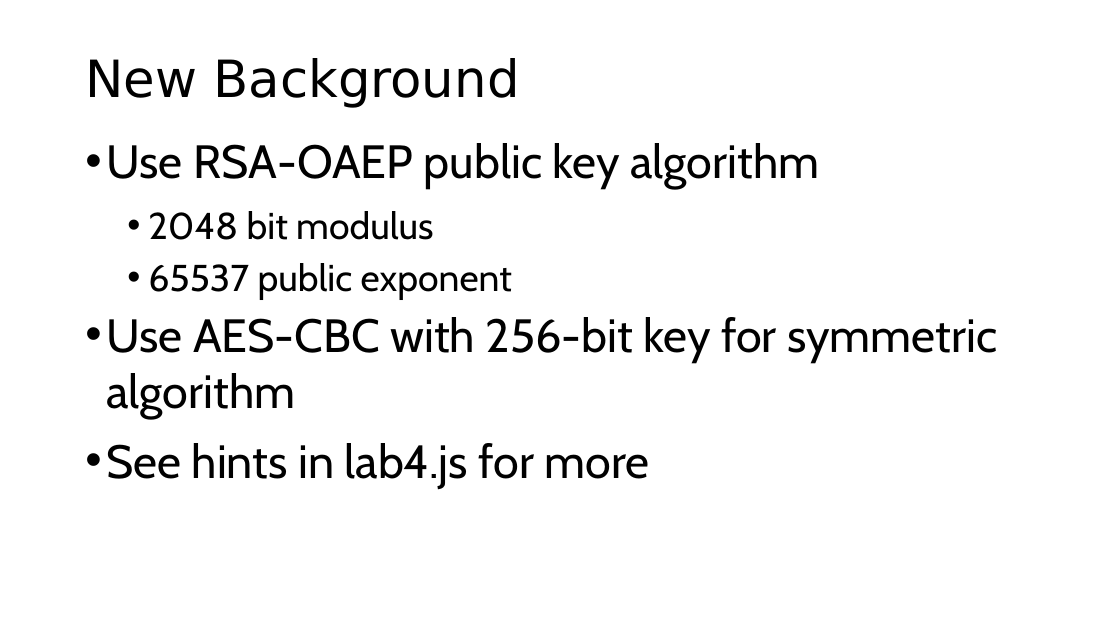
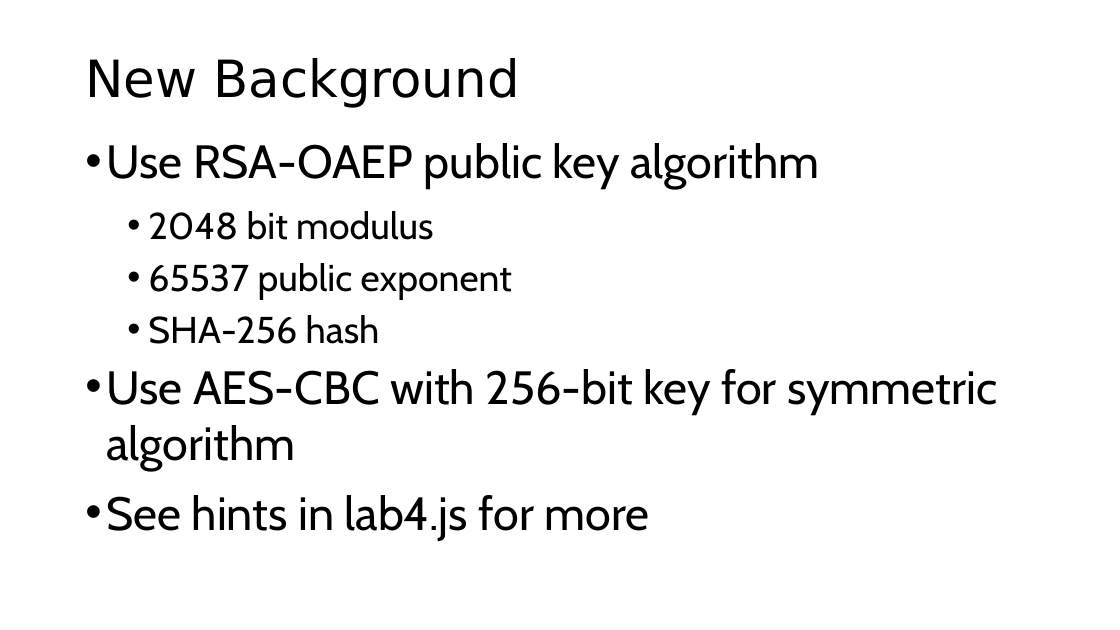
Before and after one commit to engelke/fluent2016, a slide deck: slide 98 of Web Cryptography Workshop.pptx (slide 97 before the commit). Drawn at 1120x630 pixels with LibreOffice and Linux fonts; fonts in the diff are those of the drawing; background and template pictures are left out. Boxes give left, top, right and bottom in pixels: in the first picture for what was removed or moved away, otherwise in the second. Text is boxed around its words. In the diff, an @@ line names an element or a change of style, - is before the commit and + after.

```diff
--- a/Web Cryptography Workshop.pptx
+++ b/Web Cryptography Workshop.pptx
@@ text at box(148, 315, 380, 344): paragraph added @@
+  • SHA-256 hash
```
Also in this commit, not shown: 2 other slides changed, 1 slide added, 2 other files.
